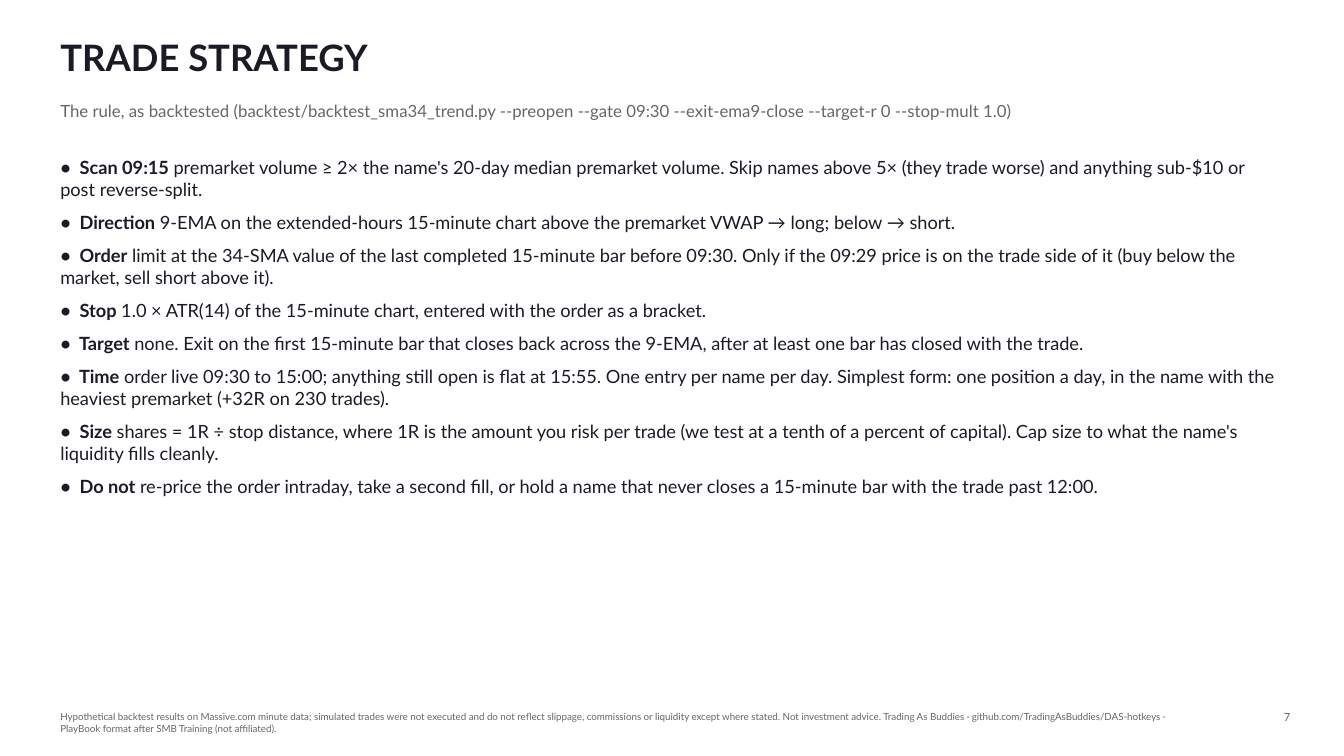
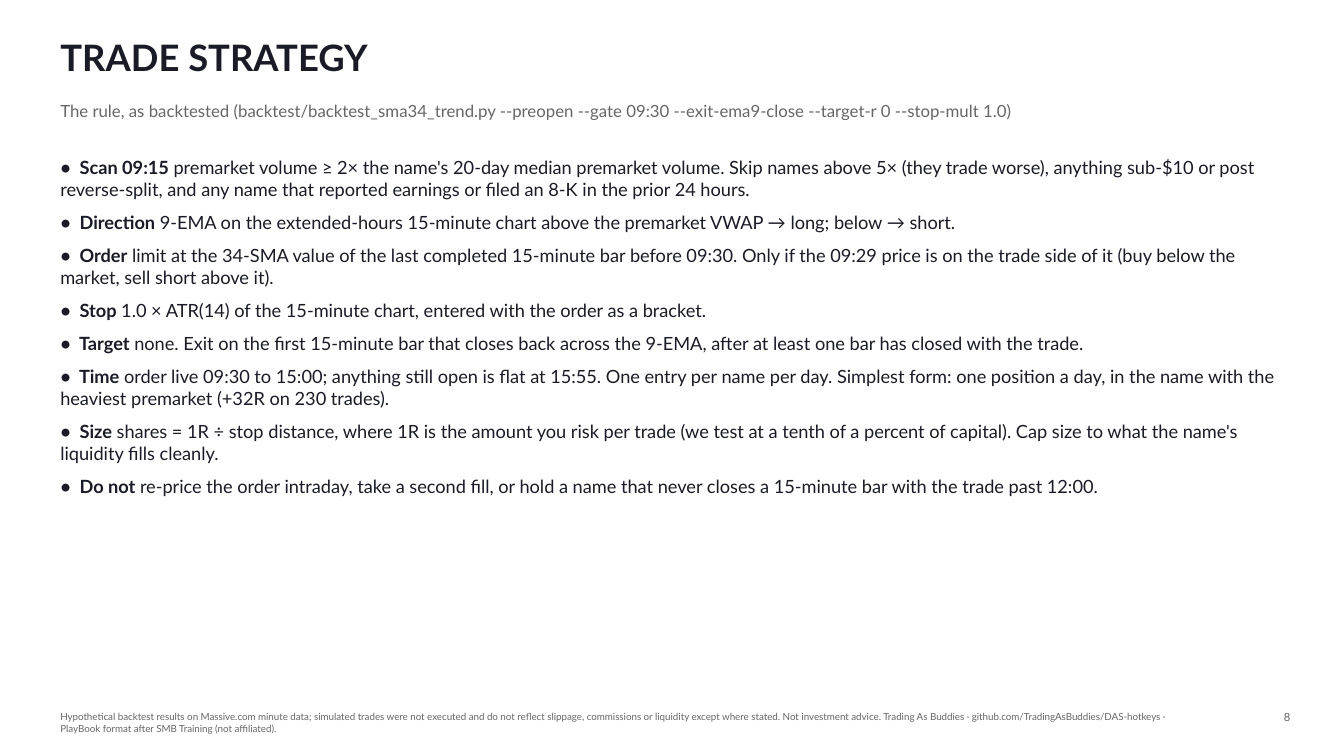
Before and after one commit to TradingAsBuddies/DAS-hotkeys, a slide deck: slide 8 of docs/playbook/PlayBook-34SMA-Premarket-Trend.pptx (slide 7 before the commit). Drawn at 1344x756 pixels with LibreOffice and Linux fonts; fonts in the diff are those of the drawing. Boxes give left, top, right and bottom in pixels: in the first picture for what was removed or moved away, otherwise in the second. Text is boxed around its words. In the diff, an @@ line names an element or a change of style, - is before the commit and + after.

```diff
--- a/docs/playbook/PlayBook-34SMA-Premarket-Trend.pptx
+++ b/docs/playbook/PlayBook-34SMA-Premarket-Trend.pptx
@@ text at [60, 159, 1254, 200]: text changed @@
-• Scan 09:15 premarket volume ≥ 2× the name's 20-day median premarket volume. Skip names above 5× (they trade worse) and anything sub-$10 or post reverse-split.
+• Scan 09:15 premarket volume ≥ 2× the name's 20-day median premarket volume. Skip names above 5× (they trade worse), anything sub-$10 or post reverse-split, and any name that reported earnings or filed an 8-K in the prior 24 hours.
@@ text at [1284, 713, 1290, 721]: text changed @@
-7
+8
```
Also in this commit, not shown: 8 other slides changed, 1 slide added, 12 other files.
